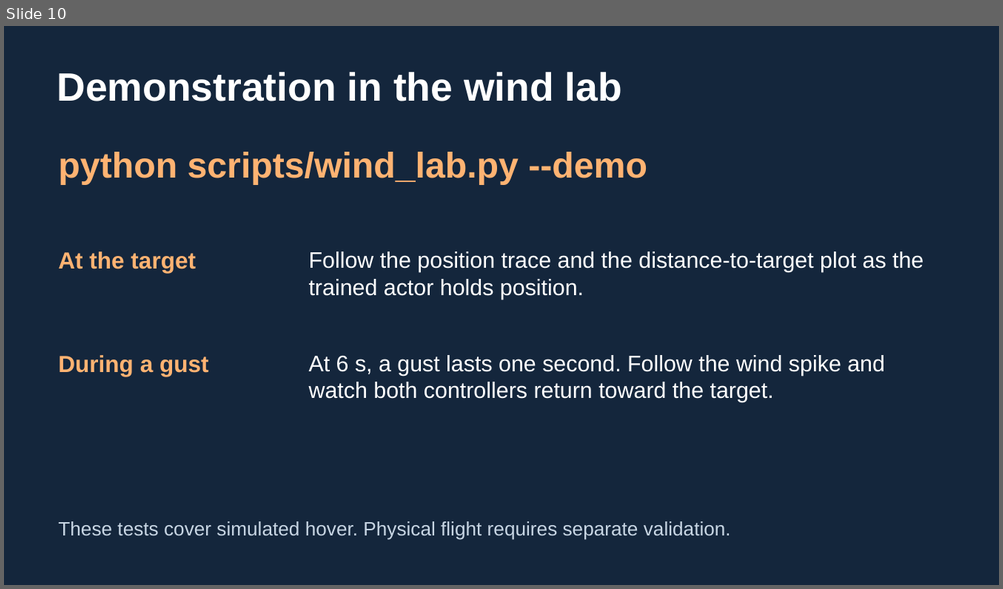
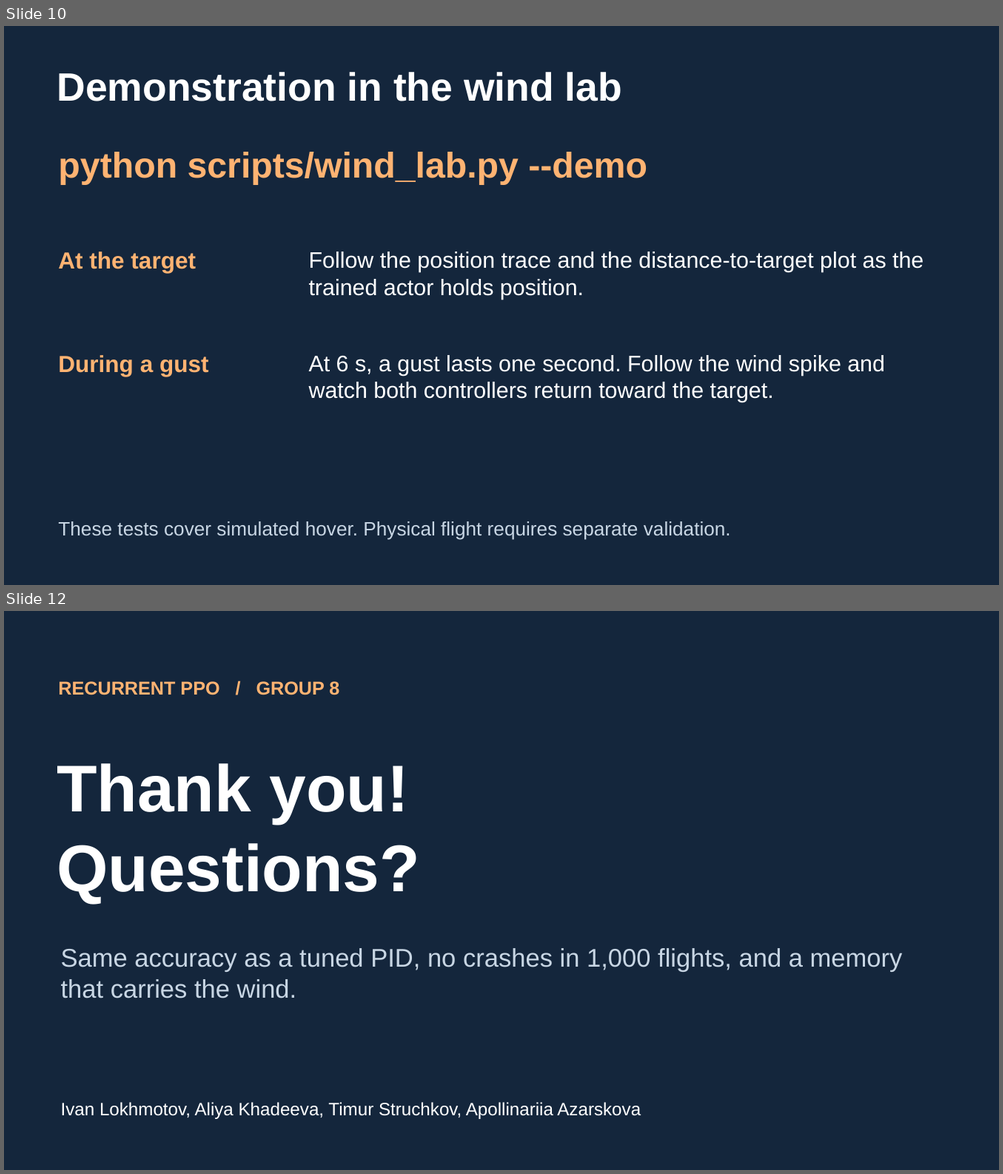
Before and after one commit to lohmo111/quadwind, a slide deck: presentation/RPPO_final_EN.pptx. Shown one above the other, each under a label of ours: slide 10 before the commit, slides 10 and 12 after it; the slides between them are not shown. The pictures are 1003x589 and 1003x1174 pixels, drawn with LibreOffice and Linux fonts; fonts in the diff are those of the drawing. Boxes give left, top, right and bottom in pixels: in the first picture for what was removed or moved away, otherwise in the second. Text is boxed around its words. In the diff, an @@ line names an element or a change of style, - is before the commit and + after.

```diff
--- a/presentation/RPPO_final_EN.pptx
+++ b/presentation/RPPO_final_EN.pptx
@@ slide 12 added at box(4, 611, 999, 1170), background #14263C @@
@@ text added at box(58, 681, 339, 695), 18 pt, text #FFB372, bold @@
+RECURRENT PPO / GROUP 8
@@ text added at box(57, 763, 420, 903), 63.8 pt, text #FFFFFF, bold @@
+Thank you!
+Questions?
@@ text added at box(61, 948, 902, 999), 24.8 pt, text #C8D6E4 @@
+Same accuracy as a tuned PID, no crashes in 1,000 flights, and a memory that carries the wind.
@@ text added at box(61, 1102, 640, 1119), 17.2 pt, text #FFFFFF @@
+Ivan Lokhmotov, Aliya Khadeeva, Timur Struchkov, Apollinariia Azarskova
```
Also in this commit, not shown: 1 other slide added, 1 other file.
